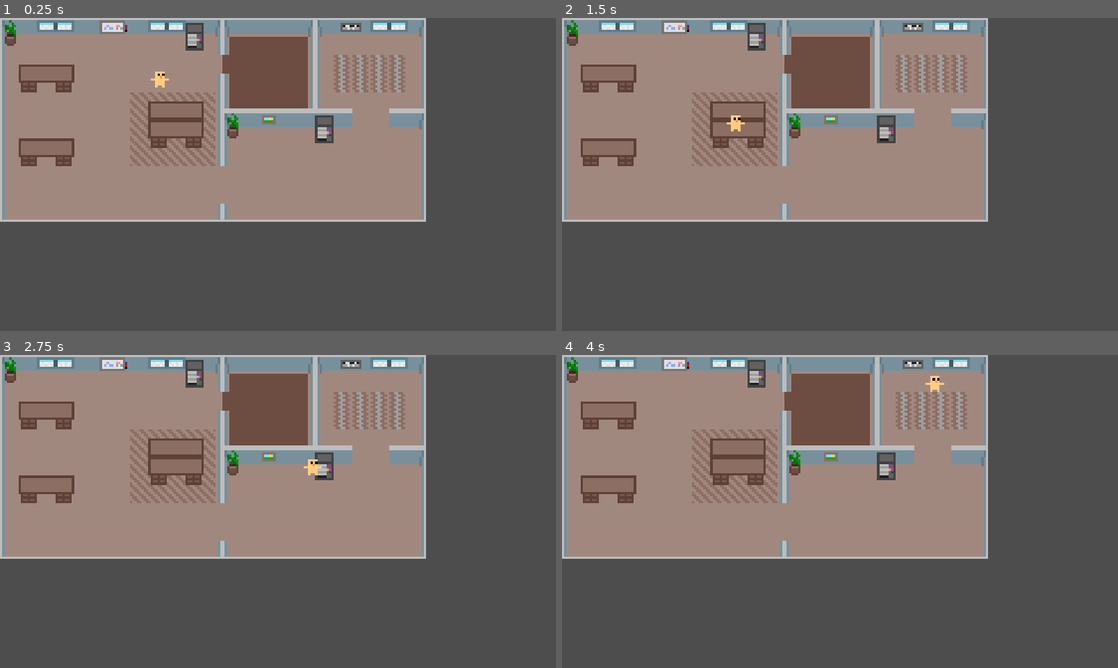
Above: before the commit, frames 1-4 (two rows, left to right).
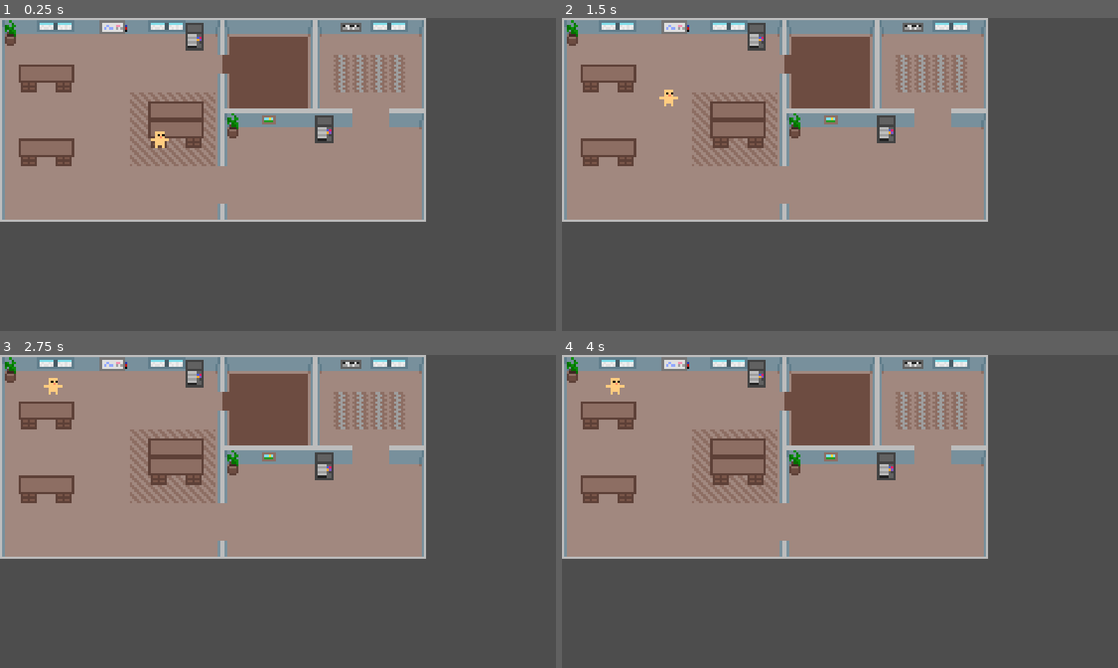
Above: after the commit, the same moments.

Repository: einord/agent-office
Game: Godot game, scene res://scenes/game.tscn
Two runs of this game, one before a commit and one after it. Both use one fixed random seed, a clock stepped at 60 frames per second and the inputs below.
Inputs:
- Up to frame 1 (0.25 s): no input
- Up to frame 2 (1.5 s): no input
- Up to frame 3 (2.75 s): no input
- Up to frame 4 (4 s): tap Enter at 3.5 s

The runs differ from the first frame. In frame 1, 0.2% of the frame differs, in the area x 27-31%, y 17-42%; in frame 2, 0.2%; in frame 3, 0.2%; in frame 4, 0.2%.

Commit message:
fix: adjust movement speed and enhance navigation target selection logic

Diff:
--- a/gui/agent-office/scenes/agent.gd
+++ b/gui/agent-office/scenes/agent.gd
@@ -1,6 +1,6 @@
 extends AnimatedSprite2D
 
-@export var movement_speed: float = 50.0
+@export var movement_speed: float = 25.0
 @export var random_range: Vector2 = Vector2(200, 200)  # Område för slumpmässiga positioner
 @onready var navigation_agent: NavigationAgent2D = get_node("NavigationAgent2D")
 var movement_delta: float
@@ -15,11 +15,31 @@
 	navigation_agent.set_target_position(movement_target)
 
 func _set_random_target() -> void:
-	var random_position = Vector2(
+	var map_rid = navigation_agent.get_navigation_map()
+
+	# Try to find a valid target within navigation mesh
+	for _attempt in range(10):
+		var random_position = Vector2(
+			randf_range(-random_range.x / 2, random_range.x / 2),
+			randf_range(-random_range.y / 2, random_range.y / 2)
+		)
+		var target = global_position + random_position
+
+		# Get the closest point on navigation mesh
+		var closest_point = NavigationServer2D.map_get_closest_point(map_rid, target)
+
+		# Check if target is actually on the navigation mesh (close to closest point)
+		if target.distance_to(closest_point) < 5.0:
+			set_movement_target(target)
+			return
+
+	# Fallback: use closest valid point on navigation mesh
+	var fallback_target = global_position + Vector2(
 		randf_range(-random_range.x / 2, random_range.x / 2),
 		randf_range(-random_range.y / 2, random_range.y / 2)
 	)
-	set_movement_target(global_position + random_position)
+	var closest_valid = NavigationServer2D.map_get_closest_point(map_rid, fallback_target)
+	set_movement_target(closest_valid)
 
 func _physics_process(delta):
 	# Do not query when the map has never synchronized and is empty.
@@ -35,6 +55,18 @@
 
 	movement_delta = movement_speed * delta
 	var next_path_position: Vector2 = navigation_agent.get_next_path_position()
+
+	# DEBUG: Print path info every 60 frames
+	if Engine.get_physics_frames() % 60 == 0:
+		print("--- Navigation Debug ---")
+		print("Current pos: ", global_position)
+		print("Next path pos: ", next_path_position)
+		print("Final target: ", navigation_agent.get_target_position())
+		print("Is target reachable: ", navigation_agent.is_target_reachable())
+		print("Distance to target: ", navigation_agent.distance_to_target())
+		print("Path points: ", navigation_agent.get_current_navigation_path())
+		print("------------------------")
+
 	var new_velocity: Vector2 = global_position.direction_to(next_path_position) * movement_speed
 	if navigation_agent.avoidance_enabled:
 		navigation_agent.set_velocity(new_velocity)
--- a/gui/agent-office/scenes/agent.tscn
+++ b/gui/agent-office/scenes/agent.tscn
@@ -31,6 +31,9 @@
 script = ExtResource("2_umeaf")
 
 [node name="NavigationAgent2D" type="NavigationAgent2D" parent="." unique_id=1827040352]
+path_desired_distance = 1.0
+target_desired_distance = 1.0
+path_max_distance = 24.0
 
 [node name="CharacterBody2D" type="CharacterBody2D" parent="." unique_id=1946297155]
 motion_mode = 1
--- a/gui/agent-office/scenes/game.tscn
+++ b/gui/agent-office/scenes/game.tscn
@@ -4,11 +4,13 @@
 [ext_resource type="PackedScene" uid="uid://cf4tl06wgnrrq" path="res://scenes/agent.tscn" id="2_yqjtg"]
 
 [node name="Game" type="Node2D" unique_id=1157974618]
+y_sort_enabled = true
 
 [node name="Tilemap" parent="." unique_id=984404399 instance=ExtResource("1_uwrxv")]
 
 [node name="Agents" type="Node2D" parent="." unique_id=98210221]
 z_as_relative = false
+y_sort_enabled = true
 
 [node name="Agent" parent="Agents" unique_id=1212106709 instance=ExtResource("2_yqjtg")]
-position = Vector2(72, 41)
+position = Vector2(71, 52)
--- a/gui/agent-office/scenes/tileset.tres
+++ b/gui/agent-office/scenes/tileset.tres
@@ -6,16 +6,22 @@
 texture = ExtResource("1_g3vke")
 texture_region_size = Vector2i(8, 8)
 0:0/0 = 0
+0:0/0/y_sort_origin = 4
 0:0/0/physics_layer_0/polygon_0/points = PackedVector2Array(-4, -4, 4, -4, 4, 4, -4, 4)
 1:0/0 = 0
+1:0/0/y_sort_origin = 4
 1:0/0/physics_layer_0/polygon_0/points = PackedVector2Array(-4, -4, 4, -4, 4, 4, -4, 4)
 2:0/0 = 0
+2:0/0/y_sort_origin = 4
 2:0/0/physics_layer_0/polygon_0/points = PackedVector2Array(-4, -4, 4, -4, 4, 4, -4, 4)
 3:0/0 = 0
+3:0/0/y_sort_origin = 4
 3:0/0/physics_layer_0/polygon_0/points = PackedVector2Array(-4, -4, 4, -4, 4, 4, -4, 4)
 4:0/0 = 0
+4:0/0/y_sort_origin = 4
 4:0/0/physics_layer_0/polygon_0/points = PackedVector2Array(-4, -4, 4, -4, 4, 4, -4, 4)
 5:0/0 = 0
+5:0/0/y_sort_origin = 4
 5:0/0/physics_layer_0/polygon_0/points = PackedVector2Array(-4, -4, 4, -4, 4, 4, -4, 4)
 0:1/0 = 0
 0:1/0/physics_layer_0/polygon_0/points = PackedVector2Array(-4, -4, -2, -4, -2, 4, -4, 4)
@@ -45,14 +51,17 @@
 5:1/size_in_atlas = Vector2i(1, 2)
 5:1/0 = 0
 5:1/0/texture_origin = Vector2i(0, -4)
+5:1/0/y_sort_origin = 7
 5:1/0/physics_layer_0/polygon_0/points = PackedVector2Array(4, 2, 4, 8, -4, 8, -4, 2)
 6:0/size_in_atlas = Vector2i(2, 1)
 6:0/0 = 0
 6:0/0/texture_origin = Vector2i(-4, 0)
+6:0/0/y_sort_origin = 4
 6:0/0/physics_layer_0/polygon_0/points = PackedVector2Array(-4, -4, 12, -4, 12, 4, -4, 4)
 8:0/size_in_atlas = Vector2i(2, 1)
 8:0/0 = 0
 8:0/0/texture_origin = Vector2i(-4, 0)
+8:0/0/y_sort_origin = 4
 8:0/0/physics_layer_0/polygon_0/points = PackedVector2Array(-4, -4, 12, -4, 12, 4, -4, 4)
 6:1/size_in_atlas = Vector2i(3, 2)
 6:1/0 = 0
@@ -62,6 +71,7 @@
 9:1/size_in_atlas = Vector2i(1, 2)
 9:1/0 = 0
 9:1/0/texture_origin = Vector2i(0, -4)
+9:1/0/y_sort_origin = 9
 9:1/0/physics_layer_0/polygon_0/points = PackedVector2Array(-4, 10, 4, 10, 4, 4, -4, 4, -4, 10)
 3:6/0 = 0
 
